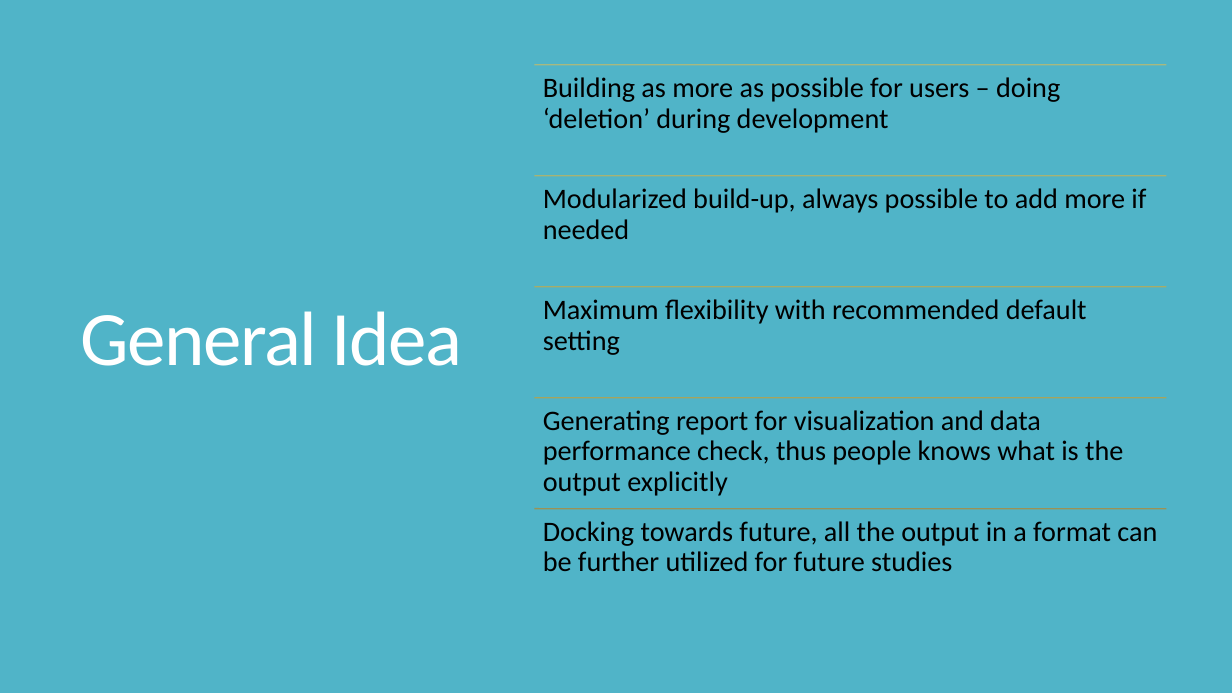
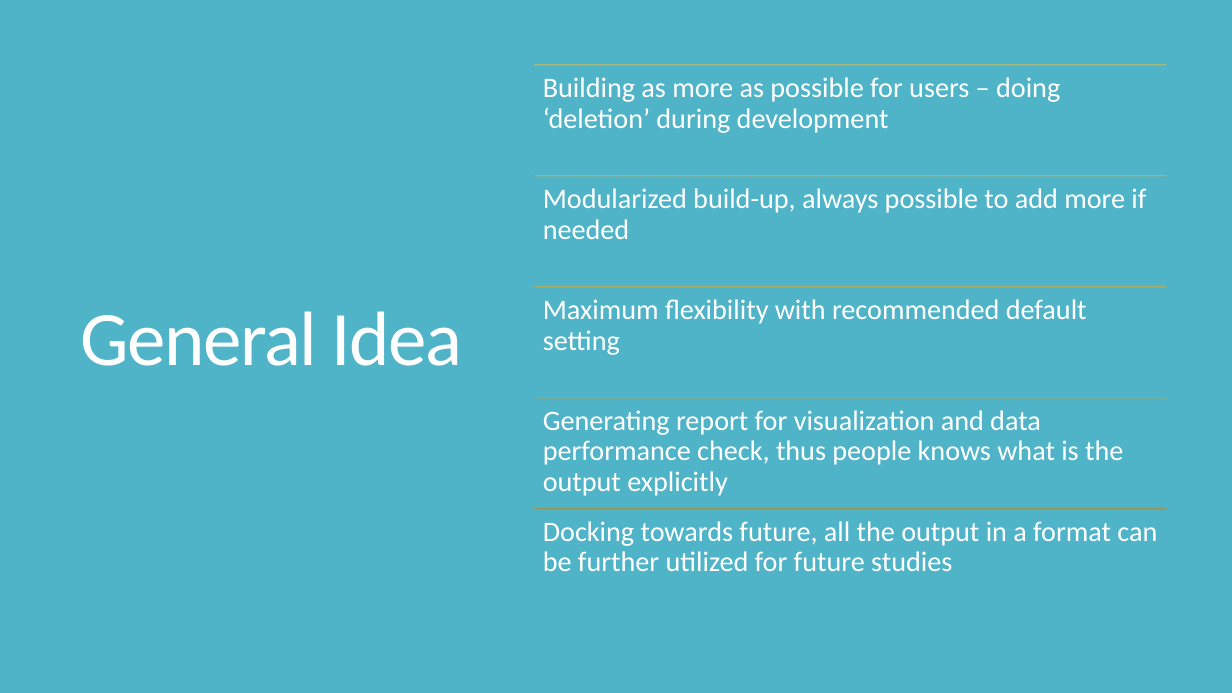
Before and after one commit to XiminHu/mass-suite, a slide deck: slide 3 of doc/20200619 Capstone-Second phase update.pptx. Drawn at 1232x693 pixels with LibreOffice and Linux fonts; fonts in the diff are those of the drawing. Boxes give left, top, right and bottom in pixels: in the first picture for what was removed or moved away, otherwise in the second. Text is boxed around its words. In the diff, an @@ line names an element or a change of style, - is before the commit and + after.

```diff
--- a/doc/20200619 Capstone-Second phase update.pptx
+++ b/doc/20200619 Capstone-Second phase update.pptx
@@ text colour #000000 to #FFFFFF in 5 elements at box(543, 77, 1060, 133), box(543, 188, 1146, 239), box(543, 299, 1087, 355), box(543, 410, 1123, 496), box(543, 521, 1157, 571) @@
```
Also in this commit, not shown: 1 other slide changed, 3 slides added, 1 slide removed, 7 other files.
